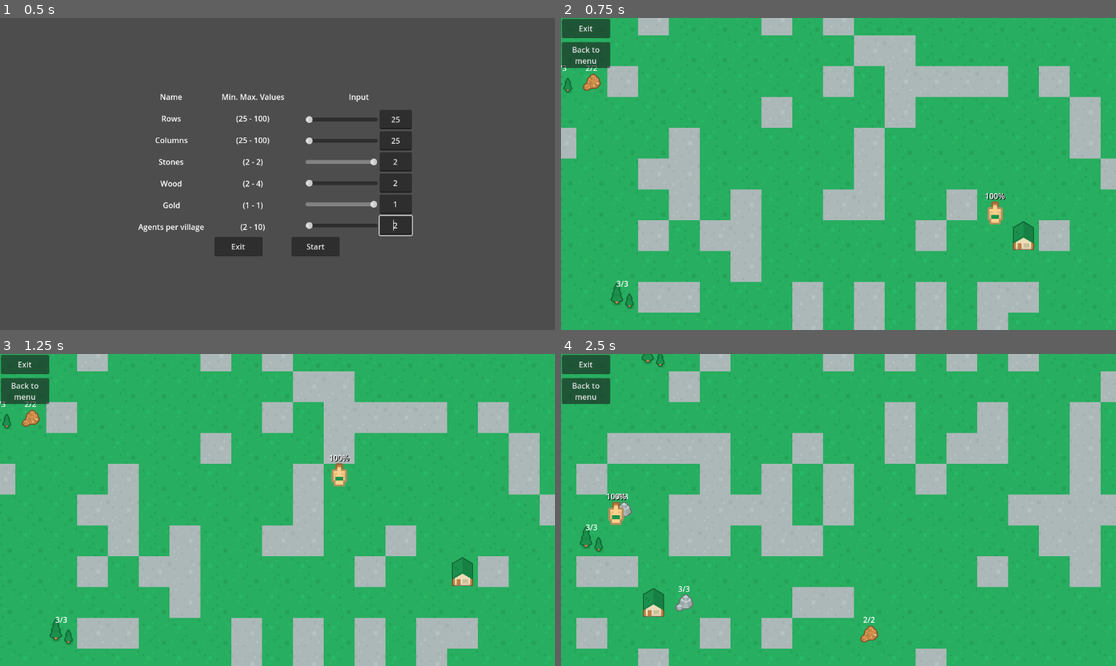
Above: before the commit, frames 1-4 (two rows, left to right).
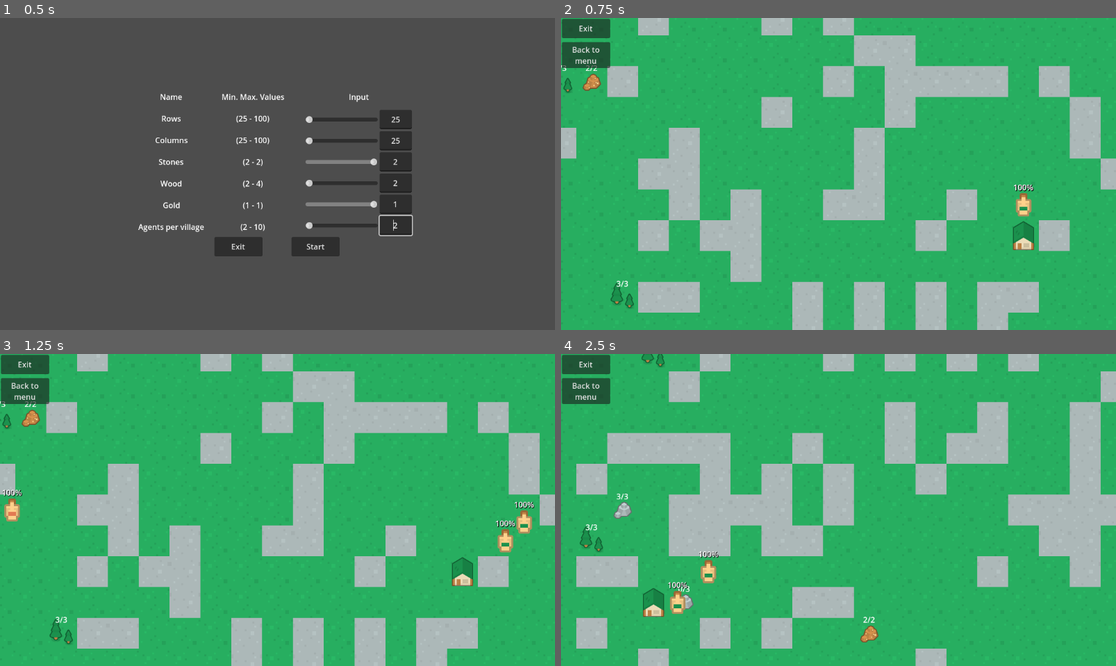
Above: after the commit, the same moments.

Repository: ApostolisSiampanis/intelligent-agents
Game: Godot game, scene res://scenes/input_screen.tscn
Two runs of this game, one before a commit and one after it. Both use one fixed random seed, a clock stepped at 60 frames per second and the inputs below.
Inputs:
- Up to frame 1 (0.5 s): no input
- Up to frame 2 (0.75 s): click "Start" at 0.5 s
- Up to frame 3 (1.25 s): no input
- Up to frame 4 (2.5 s): click "Back to menu" at 1.25 s; click "Start" at 2 s

Frame 1 is identical in both runs. In frame 2, 0.5% of the frame differs, in the area x 76-86%, y 53-67%; in frame 3, 0.9%, in the area x 0-97%, y 32-64%; in frame 4, 0.7%.
Error before the commit: Invalid call. Nonexistent function 'get_tile_size' in base 'TileMap (map_generator.gd)'. (res://scripts/agent.gd:96)

Commit message:
Update agent.gd

Diff:
--- a/scripts/agent.gd
+++ b/scripts/agent.gd
@@ -93,7 +93,7 @@
 
 func calculate_destination(current_tile_position, next_tile_position):
 	var tile_dif = calculate_dif(Vector2i(current_tile_position), Vector2i(next_tile_position))
-	return (Vector2i(position) + tile_dif * tile_map.get_tile_size())
+	return (Vector2i(position) + tile_dif * tile_map.TILE_SIZE)
 
 func calculate_dif(vector1: Vector2i, vector2: Vector2i):
 	return vector2 - vector1
